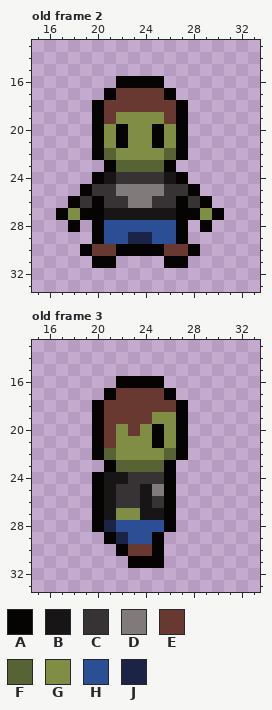
Two states of a pixel-art file, art/characters/playerF.aseprite. That is the earlier state.
48x48 pixels, 5 frames. Shown: old frame 2: x 15..33, y 13..33; old frame 3: x 15..33, y 13..33. The commit also changed other frames, which this record leaves out.
Palette (. is transparent): A #050403  B #171516  C #373334  D #807b7a  E #673931  F #586335  G #7f8e44  H #2b4e95  J #1b2447
Pixels before, old frame 2, first column x 17:
16 .....AAAA.....
17 ....AEEEEA....
18 ...AEEEEEEA...
19 ...AEGGGGEA...
20 ...AGAGGAGA...
21 ...AGAGGAGA...
22 ...AFGGGGFA...
23 ....AFFFFA....
24 ...ABCCCCBA...
25 ..ACCDDDDCCA..
26 .ACACCDDCCACA.
27 AGAABBBBBBAAGA
28 .A.AHHHHHHA.A.
29 ...AHHJJHHA...
30 ..AEEAAAAEEA..
31 ...AA....AA...
Pixels before, old frame 3, first column x 20:
16 ..AAAA..
17 .AEEEEA.
18 AEEEEEEA
19 AEEEEGGA
20 AEGEGAGA
21 AEGGGAGA
22 AFGGGGFA
23 .AFFFFA.
24 ABBCCCA.
25 ABCCBDA.
26 ABCCBCA.
27 ABGGBBA.
28 AJHHHHA.
29 .AJHHA..
30 ..AEEA..
31 ...AAA..
The result:
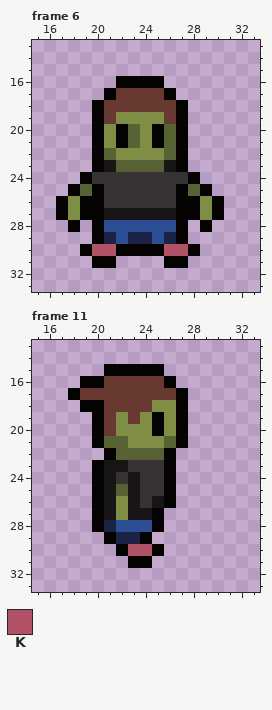
Colours new in this view: K #b25266
A new or re-ordered frame is compared with the old frame closest to it.
What changed:
frames 5 -> 105
Frame 6 is new; against old frame 2, layer "Layer 1":
Colour A is added in row 23 at x 20 and 27; in row 24 at x 19 and 28; in row 25 at x 18 and 29; in row 26 at x 17 and 30.
Colour A replaces colour C in row 25 at x 20 and 27; in row 26 at x 19 and 28.
Colour B replaces colour A in row 23 at x 21 and 26.
Colour C replaces colour A in row 24 at x 20 and 27.
Colour C replaces colour B in row 24 at x 21 and 26.
Colour C replaces colour D in row 25 at x 22 to 25; in row 26 at x 23 to 24.
Colour F replaces colour A in row 25 at x 19 and 28.
Colour F replaces colour G in rows 20 to 21 at x 23 and 26.
Colour G replaces colour A in row 26 at x 18 and 29.
Colour J replaces colour H in row 29 at x 21 and 26.
Colour K replaces colour E in row 30 at x 20 to 21 and 26 to 27.
Frame 11 is new; against old frame 3, layer "Layer 1":
Colour A is added in row 15 at x 21 to 25; in row 16 at x 19 to 20 and 26; in row 17 at x 18 and 27; in row 18 at x 19; in row 23 at x 20.
Colour A replaces colour B in row 27 at x 25.
Colour A replaces colour F in row 22 at x 21 and 26.
Colour A replaces colour G in row 19 at x 25.
Colour A replaces colour H in row 28 at x 25; in row 29 at x 24.
Colour B replaces colour A in row 23 at x 21.
Colour B replaces colour C in rows 24 to 25 at x 23; in row 26 at x 23 and 25.
Colour B replaces colour F in row 23 at x 22.
Colour B replaces colour G in row 27 at x 23.
Colour C replaces colour B in row 24 at x 22; in rows 25 to 26 at x 24.
Colour C replaces colour D in row 25 at x 25.
Colour C replaces colour F in row 23 at x 23 to 25.
Colour E is added in row 16 at x 21; in row 17 at x 19 to 20.
Colour E replaces colour A in row 16 at x 22 to 25; in row 17 at x 21 and 26.
Colour F replaces colour C in row 25 at x 22.
Colour F replaces colour E in row 21 at x 21.
Colour F replaces colour G in row 21 at x 22 and 26; in row 22 at x 22 to 25.
Colour G replaces colour A in row 21 at x 25.
Colour G replaces colour C in row 26 at x 22.
Colour G replaces colour E in row 18 at x 25 to 26; in row 19 at x 22 and 24; in row 20 at x 23.
Colour J replaces colour H in row 29 at x 23.
Colour K replaces colour E in row 30 at x 23 to 24.
Colour A is removed in row 22 at x 20 and 27; in rows 27 to 28 at x 26; in row 29 at x 25; in row 31 at x 25.
Pixel boxes of the changes (left, top, right, bottom) in both pictures:
changed: (56, 124, 224, 256)
changed: (68, 364, 188, 568)
